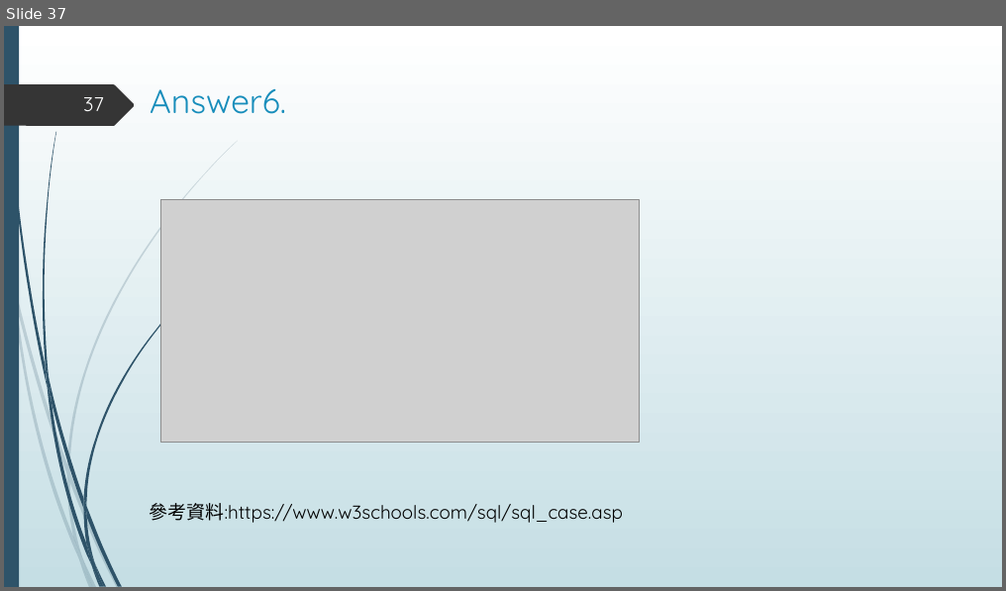
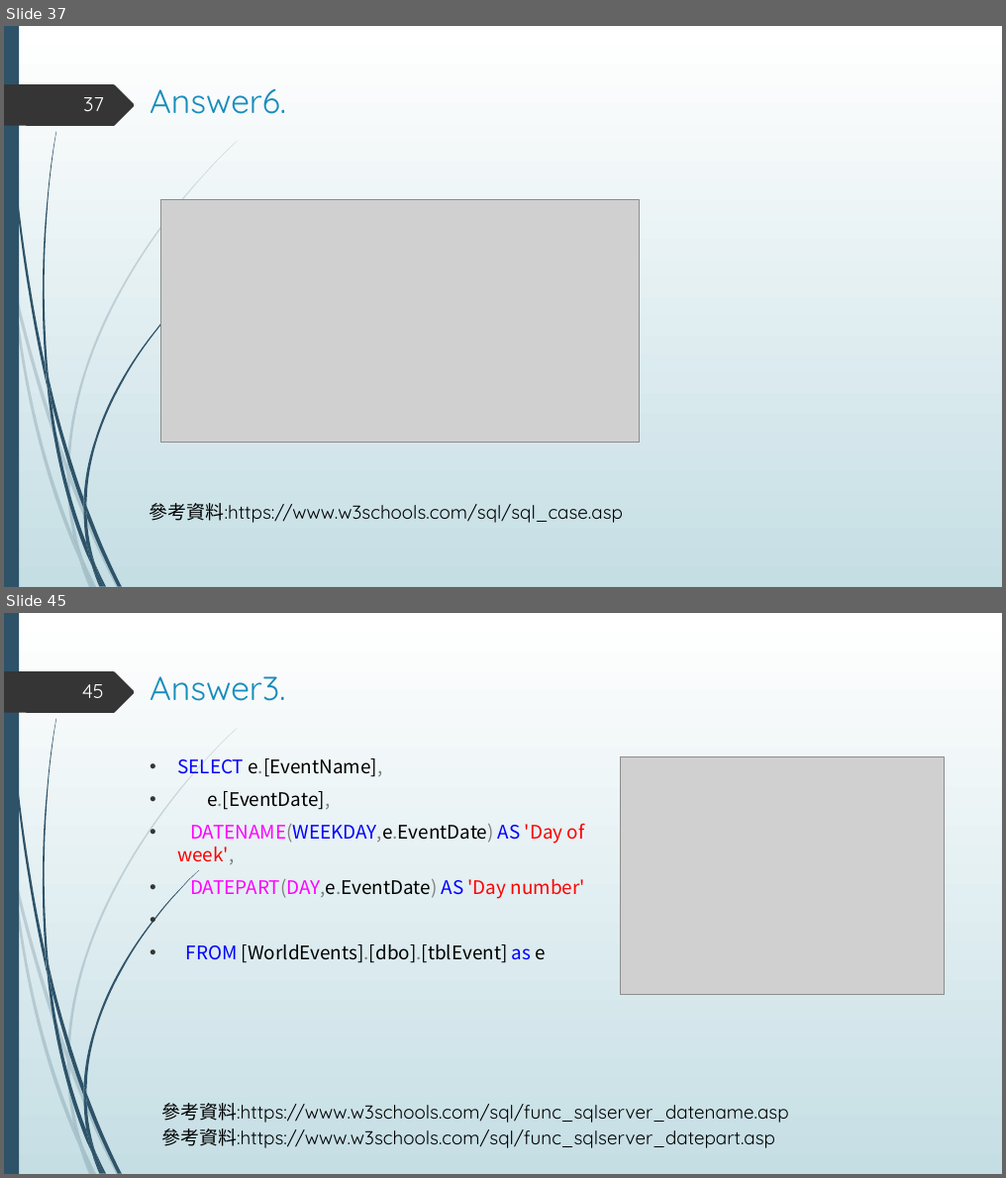
Before and after one commit to hsu0808/mssql-learning-2023-summer, a slide deck: sql answer.pptx. Shown one above the other, each under a label of ours: slide 37 before the commit, slides 37 and 45 after it; the slides between them are not shown. The pictures are 1006x591 and 1006x1178 pixels, drawn with LibreOffice and Linux fonts; fonts in the diff are those of the drawing; grey boxes stand for pictures. Boxes give left, top, right and bottom in pixels: in the first picture for what was removed or moved away, otherwise in the second. Text is boxed around its words. In the diff, an @@ line names an element or a change of style, - is before the commit and + after.

Commit message:
update sql answer

```diff
--- a/sql answer.pptx
+++ b/sql answer.pptx
@@ slide 45 added at (x1=4, y1=613, x2=1002, y2=1174), background gradient #FFFFFF to #C5DEE5; not listed: 24 template elements that a slide beside it also shows @@
@@ page number added at (x1=82, y1=684, x2=104, y2=698), 19 pt, text #FEFFFF @@
+45
@@ title added at (x1=150, y1=676, x2=285, y2=701), 32 pt, text #178DBB @@
+Answer3.
@@ text added at (x1=177, y1=759, x2=585, y2=963), 18 pt, text #000000 @@
+• SELECT e.[EventName],
+• e.[EventDate],
+• DATENAME(WEEKDAY,e.EventDate) AS 'Day of week',
+• DATEPART(DAY,e.EventDate) AS 'Day number'
+• FROM [WorldEvents].[dbo].[tblEvent] as e
@@ picture added at (x1=621, y1=757, x2=945, y2=995) @@
@@ text added at (x1=162, y1=1103, x2=789, y2=1123), 18 pt, text #000000 @@
+參考資料:https://www.w3schools.com/sql/func_sqlserver_datename.asp
@@ text added at (x1=162, y1=1129, x2=776, y2=1149), 18 pt, text #000000 @@
+參考資料:https://www.w3schools.com/sql/func_sqlserver_datepart.asp
```
Also in this commit, not shown: 9 other slides added, 1 other file.
